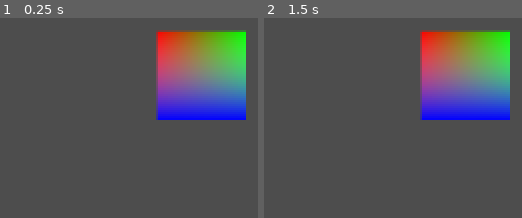
Above: before the commit, frames 1-2 (left to right).
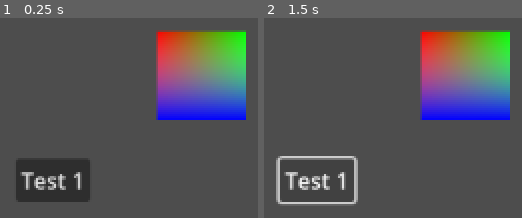
Above: after the commit, the same moments.

Repository: whiteshampoo/GDScripts
Game: Godot game, scene res://example.tscn
Two runs of this game, one before a commit and one after it. Both use one fixed random seed, a clock stepped at 60 frames per second and the inputs below. The project has no main scene, so this scene is started directly.
Inputs (mouse positions are in pixels of both pictures, inside the frame that each line leads up to):
- Up to frame 1 (0.25 s): no input
- Up to frame 2 (1.5 s): click (318, 180) at 0.5 s, where only the run after the commit has a clickable "Test 1"; click (318, 180) at 1.25 s, where only the run after the commit has a clickable "Test 1"

The runs differ from the first frame. In frame 1, 5.6% of the frame differs, in the area x 6-35%, y 71-92%; in frame 2, 2.5%.
Error before the commit: Out of bounds get index '0' (on base: 'Array[CanvasItem]') (res://example.gd:32)

Commit message:
added buttons for a function test

Diff:
--- a/example.gd
+++ b/example.gd
@@ -27,6 +27,7 @@
 	demo_function(StringUtil.get_var_name.bind(self), "StringUtil")
 
 	demo_function(NodeUtil.collect_nodes_in_children.bind(get_tree().root, is_base_button), "NodeUtil")
+
 	var buttons: Array[CanvasItem]
 	buttons.assign(NodeUtil.collect_nodes_in_children(self, is_base_button))
 	demo_function(NodeUtil.set_visible_only.bind(buttons[0], buttons as Array[CanvasItem]), "NodeUtil")
--- a/example.tscn
+++ b/example.tscn
@@ -32,3 +32,24 @@
 offset_top = 76.0
 offset_right = 119.0
 offset_bottom = 76.0
+
+[node name="Button1" type="Button" parent="."]
+offset_left = 17.0
+offset_top = 168.0
+offset_right = 71.0
+offset_bottom = 199.0
+text = "Test 1"
+
+[node name="Button2" type="Button" parent="."]
+offset_left = 17.0
+offset_top = 206.0
+offset_right = 71.0
+offset_bottom = 237.0
+text = "Test 2"
+
+[node name="Button3" type="Button" parent="."]
+offset_left = 17.0
+offset_top = 244.0
+offset_right = 71.0
+offset_bottom = 275.0
+text = "Test 3"
